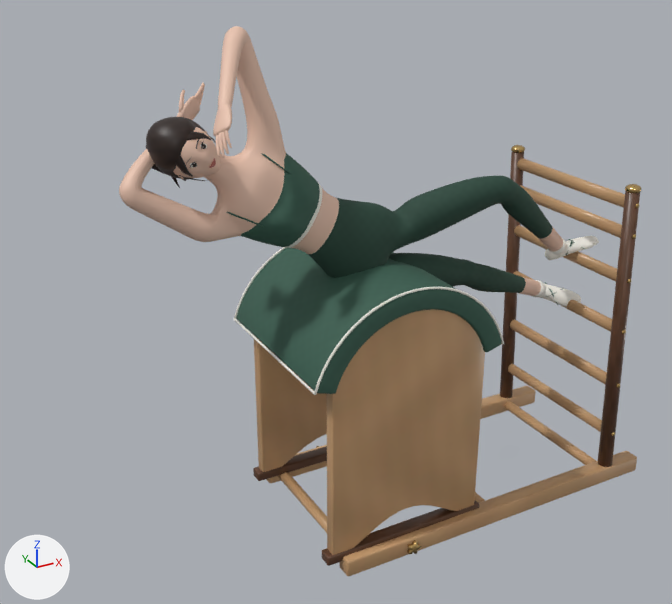
What one commit did to the glTF model public/models/pilates-studio/barrel-studio-rig.glb.
One viewpoint serves both versions: a 50 mm camera at (-1.64, -2.24, 1.88) aimed at (-0.39, 0.03, 0.75). The axes (+X, +Y, +Z) are drawn at lower left. The lights are the same throughout. The picture after the commit comes second. Vertices at exactly the same position are counted once.

Objects in the first picture: 'SM_Studio_Dielectric' and 1 more.
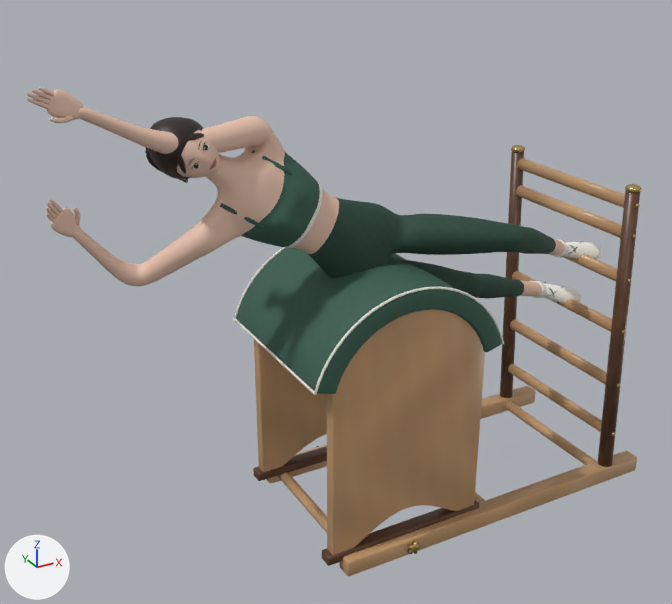
Boxes (x1, y1, x2, y2) around the edits, measured in the pictures (672 x 604 px; the box of a moved part takes in the faces that stretch with it):
'SM_Studio_Dielectric', reshaped (18% wider, 11% shorter): before (119, 26, 640, 576); after (27, 87, 640, 576)
part 1 of me_sm_studio_dielectric_mesh, moved or reshaped: before (177, 96, 200, 120); after (50, 207, 80, 237)
part 2 of me_sm_studio_dielectric_mesh, moved or reshaped: before (179, 90, 185, 112); after (73, 207, 80, 225)
part 3 of me_sm_studio_dielectric_mesh, moved or reshaped (not visible before): after (49, 199, 63, 212)
part 4 of me_sm_studio_dielectric_mesh, moved or reshaped: before (195, 82, 204, 99); after (46, 202, 60, 216)
part 5 of me_sm_studio_dielectric_mesh, moved or reshaped: before (198, 94, 203, 103); after (46, 207, 58, 219)
part 6 of me_sm_studio_dielectric_mesh, moved or reshaped: before (197, 84, 205, 101); after (46, 213, 55, 222)
part 7 of me_sm_studio_dielectric_mesh, moved or reshaped: before (213, 104, 232, 136); after (47, 89, 84, 120)
part 8 of me_sm_studio_dielectric_mesh, moved or reshaped (not visible before): after (50, 116, 73, 123)
part 9 of me_sm_studio_dielectric_mesh, moved or reshaped: before (215, 134, 221, 157); after (27, 98, 49, 109)
part 10 of me_sm_studio_dielectric_mesh, moved or reshaped: before (218, 133, 225, 158); after (27, 93, 51, 105)
part 11 of me_sm_studio_dielectric_mesh, moved or reshaped: before (221, 132, 229, 154); after (32, 89, 52, 100)
part 12 of me_sm_studio_dielectric_mesh, moved or reshaped: before (225, 130, 232, 148); after (39, 87, 54, 96)
part 13 of me_sm_studio_dielectric_mesh, moved or reshaped: before (119, 26, 599, 307); after (73, 107, 601, 304)
part 14 of me_sm_studio_dielectric_mesh, surface changed: (151, 121, 633, 529) in both

The change, as a list of edits to the scene's bpy script:
```text
Change me_sm_studio_dielectric_mesh:
    remove me_sm_studio_dielectric_mesh.from_pydata(...)  # 44234 vertices, 88172 faces; spans x -1.02..0.65, y -0.3..0.3, z 0.0..1.57
    add me_sm_studio_dielectric_mesh.from_pydata(...)  # 45218 vertices, 90140 faces; spans x -1.23..0.65, y -0.3..0.3, z 0.0..1.49
    me_sm_studio_dielectric_mesh part 1: the loose piece of 534 vertices spanning x -0.83..-0.76, y 0.07..0.11, z 1.32..1.4 is multiplied about its middle by the matrix ((-0.892, -0.296, 0.342), (0.221, -0.945, -0.24), (0.395, -0.138, 0.908)), then moved by (-0.36, -0.06, -0.23)
    me_sm_studio_dielectric_mesh part 2: the loose piece of 74 vertices spanning x -0.83..-0.8, y 0.07..0.11, z 1.36..1.41 is scaled about its middle by (-0.498, -1.21, 0.982), then moved by (-0.32, -0.06, -0.24)
    me_sm_studio_dielectric_mesh part 3: the loose piece of 74 vertices spanning x -0.77..-0.74, y 0.1..0.14, z 1.35..1.39 is scaled about its middle by (-1.18, -0.847, 1.51), then moved by (-0.42, -0.1, -0.2)
    me_sm_studio_dielectric_mesh part 4: the loose piece of 74 vertices spanning x -0.79..-0.74, y 0.08..0.12, z 1.38..1.42 is scaled about its middle by (-0.825, -1.17, 1.29), then moved by (-0.42, -0.09, -0.23)
    me_sm_studio_dielectric_mesh part 5: the loose piece of 74 vertices spanning x -0.78..-0.73, y 0.09..0.14, z 1.36..1.41 is scaled about its middle by (-0.834, -0.97, 1.15), then moved by (-0.44, -0.11, -0.22)
    me_sm_studio_dielectric_mesh part 6: the loose piece of 74 vertices spanning x -0.78..-0.73, y 0.09..0.13, z 1.37..1.42 is scaled about its middle by (-0.562, -0.884, 0.838), then moved by (-0.44, -0.1, -0.24)
    me_sm_studio_dielectric_mesh part 7: the loose piece of 534 vertices spanning x -0.82..-0.77, y -0.18..-0.1, z 1.34..1.41 is multiplied about its middle by the matrix ((0.575, 0.198, 0.794), (-0.787, -0.132, 0.602), (0.224, -0.971, 0.08)), then moved by (-0.36, 0.08, 0.06)
    me_sm_studio_dielectric_mesh part 8: the loose piece of 74 vertices spanning x -0.8..-0.78, y -0.13..-0.1, z 1.32..1.38 is multiplied about its middle by the matrix ((0.575, 0.198, 0.794), (-0.787, -0.132, 0.602), (0.224, -0.971, 0.08)), then moved by (-0.37, 0.04, 0.06)
    me_sm_studio_dielectric_mesh part 9: the loose piece of 74 vertices spanning x -0.83..-0.8, y -0.18..-0.14, z 1.3..1.36 is multiplied about its middle by the matrix ((0.575, 0.198, 0.794), (-0.787, -0.132, 0.602), (0.224, -0.971, 0.08)), then moved by (-0.39, 0.09, 0.12)
    me_sm_studio_dielectric_mesh part 10: the loose piece of 74 vertices spanning x -0.82..-0.8, y -0.19..-0.15, z 1.3..1.36 is multiplied about its middle by the matrix ((0.575, 0.198, 0.794), (-0.787, -0.132, 0.602), (0.224, -0.971, 0.08)), then moved by (-0.39, 0.1, 0.12)
    me_sm_studio_dielectric_mesh part 11: the loose piece of 74 vertices spanning x -0.81..-0.8, y -0.2..-0.15, z 1.31..1.37 is multiplied about its middle by the matrix ((0.575, 0.198, 0.794), (-0.787, -0.132, 0.602), (0.224, -0.971, 0.08)), then moved by (-0.39, 0.11, 0.12)
    me_sm_studio_dielectric_mesh part 12: the loose piece of 74 vertices spanning x -0.81..-0.79, y -0.2..-0.16, z 1.32..1.37 is multiplied about its middle by the matrix ((0.575, 0.198, 0.794), (-0.787, -0.132, 0.602), (0.224, -0.971, 0.08)), then moved by (-0.38, 0.11, 0.12)
    me_sm_studio_dielectric_mesh part 13: 3920 vertices moved within x -0.94..0.54, y -0.1..0.16, z 0.57..1.37; 20391 vertices removed from x -1.02..0.57, y -0.13..0.19, z 0.57..1.57; 21417 vertices added at x -1.15..0.56, y -0.23..0.17, z 0.57..1.43
    me_sm_studio_dielectric_mesh part 14: 15137 kept faces spanning x -0.94..0.65, y -0.3..0.3, z 0.0..1.37 get new texture (UV) coordinates
    other edits to the shape of me_sm_studio_dielectric_mesh do not show in these pictures
```
